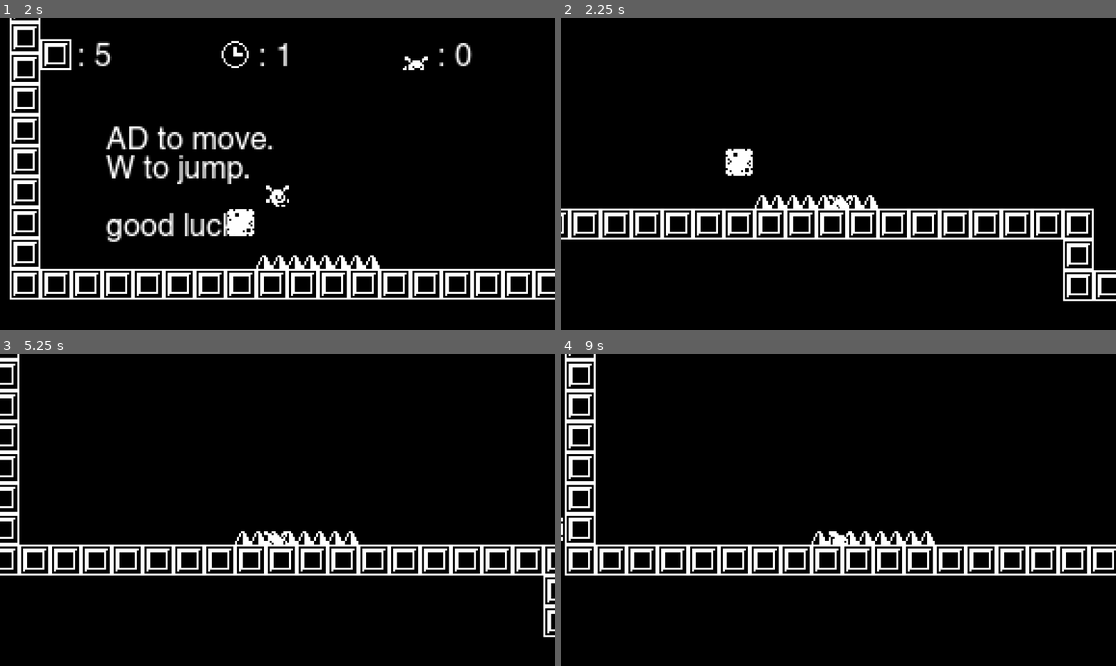
Above: before the commit, frames 1-4 (two rows, left to right).
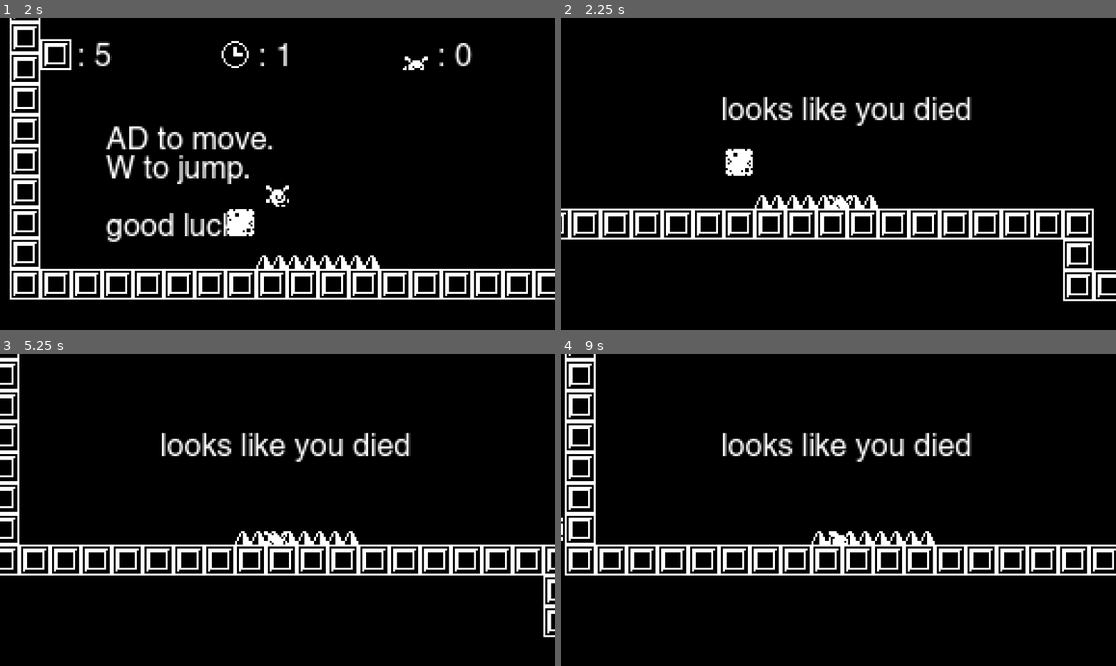
Above: after the commit, the same moments.

Repository: thomasapope/plat-form
Game: Godot game, scene res://scenes/menu/Main.tscn
The game is run twice, just before and just after one commit, with the same random seed, the same clock (stepped at 60 frames per second) and the same inputs.
Inputs (mouse positions are in pixels of both pictures, inside the frame that each line leads up to):
- Up to frame 1 (2 s): click "PLAY" at 0.5 s; tap Enter at 1.25 s; move the mouse to (399, 158) at 1.27 s; hold D (right) from 1.28 s (still down); click (399, 158) at 1.42 s; tap W (jump) at 1.52 s
- Up to frame 2 (2.25 s): keep holding D (right); tap Enter at 2 s; move the mouse to (727, 189) at 2.02 s
- Up to frame 3 (5.25 s): tap W (jump) at 2.27, 3.77, 4.52 s; tap R (reset) at 2.75, 3.5 s; move the mouse to (333, 441) at 2.77 s; release D (right) at 2.78 s; hold A (left) 2.78-3.53 s; move the mouse to (249, 572) at 3.52 s; hold D (right) 3.53-5.03 s; click (249, 572) at 3.67 s; tap Enter at 4.25, 5 s; move the mouse to (444, 556) at 4.27 s; move the mouse to (111, 463) at 5.02 s; hold A (left) from 5.03 s (still down)
- Up to frame 4 (9 s): tap W (jump) at 5.27, 6.77, 7.52, 8.27 s; move the mouse to (866, 510) at 5.77 s; release A (left) at 5.78 s; hold D (right) 5.78-6.53 s; click (866, 510) at 5.92 s; move the mouse to (755, 432) at 6.52 s; hold A (left) 6.53-8.03 s; move the mouse to (960, 494) at 7.27 s; move the mouse to (727, 525) at 8.02 s; hold D (right) from 8.03 s (still down); click (727, 525) at 8.17 s; move the mouse to (894, 441) at 8.77 s

Frame 1 is identical in both runs. In frame 2, 1.6% of the frame differs, in the area x 29-74%, y 25-35%; in frame 3, 1.6%; in frame 4, 1.6%.
Error in both runs: Invalid access to property or key 'death_count' on a base object of type 'Nil'. (res://scripts/helper/World.gd:47)

Commit message:
Fix death GUI

Diff:
--- a/scripts/helper/World.gd
+++ b/scripts/helper/World.gd
@@ -75,7 +75,7 @@
 
 	# Hide GUI
 	$Tutorials.visible = false
-	$Camera2D/GUI.visible = false
+	$Camera2D/GUI/GUI.visible = false
 
 	# Update deaths
 	game_data.death_count += 1
--- a/scripts/helper/World2.gd
+++ b/scripts/helper/World2.gd
@@ -75,7 +75,7 @@
 
 	# Hide GUI
 	$Tutorials.visible = false
-	$Camera2D/GUI.visible = false
+	$Camera2D/GUI/GUI.visible = false
 
 	# Update deaths
 	game_data.death_count += 1
